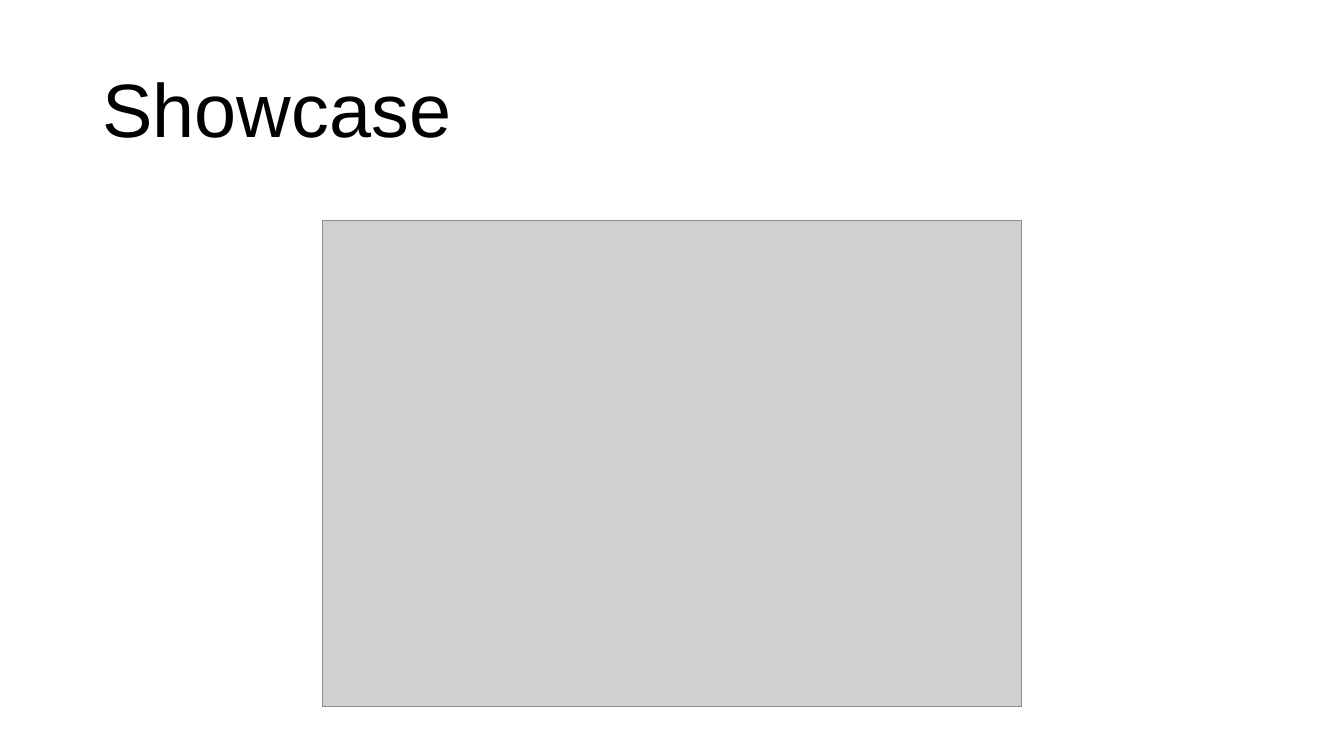
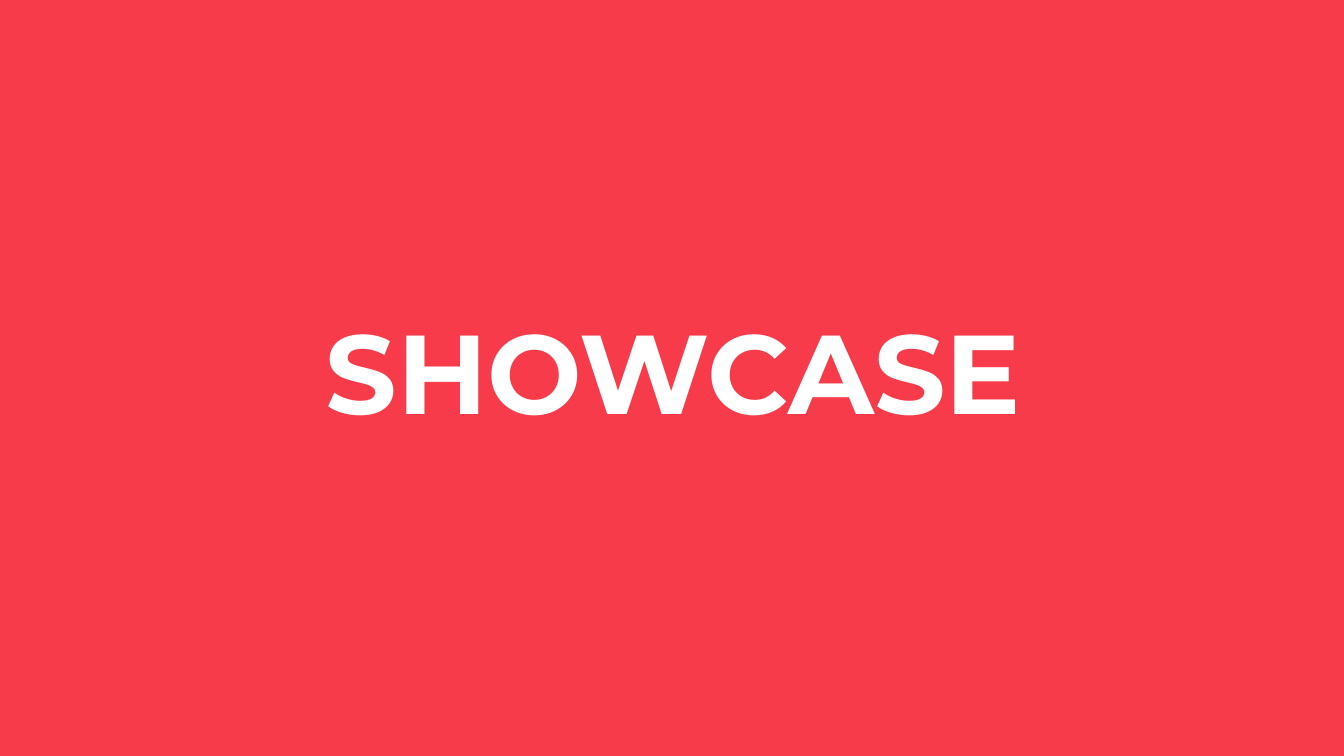
Before and after one commit to FabianHippmann/palfinger-hackathon, a slide deck: slide 3 of alexa/Präsentation.pptx (slide 4 before the commit). Drawn at 1344x756 pixels with LibreOffice and Linux fonts; fonts in the diff are those of the drawing; grey boxes stand for pictures. Boxes give left, top, right and bottom in pixels: in the first picture for what was removed or moved away, otherwise in the second. Text is boxed around its words. In the diff, an @@ line names an element or a change of style, - is before the commit and + after.

```diff
--- a/alexa/Präsentation.pptx
+++ b/alexa/Präsentation.pptx
@@ rectangle added at (x1=0, y1=0, x2=1344, y2=756), fill #F73B4A @@
@@ picture removed at (x1=323, y1=221, x2=1022, y2=707) @@
@@ text at (x1=326, y1=334, x2=1021, y2=416): text changed; size 54 to 80 pt; font Arial to Montserrat; text colour #000000 to #FFFFFF; bold on @@
-Showcase
+SHOWCASE
```
Also in this commit, not shown: 3 other slides changed, 1 slide added.
